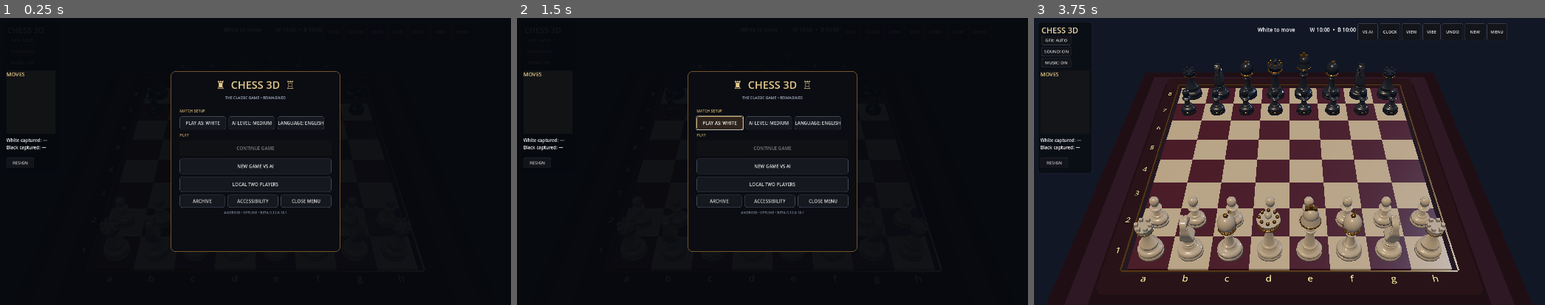
Above: before the commit, frames 1-3 (left to right).
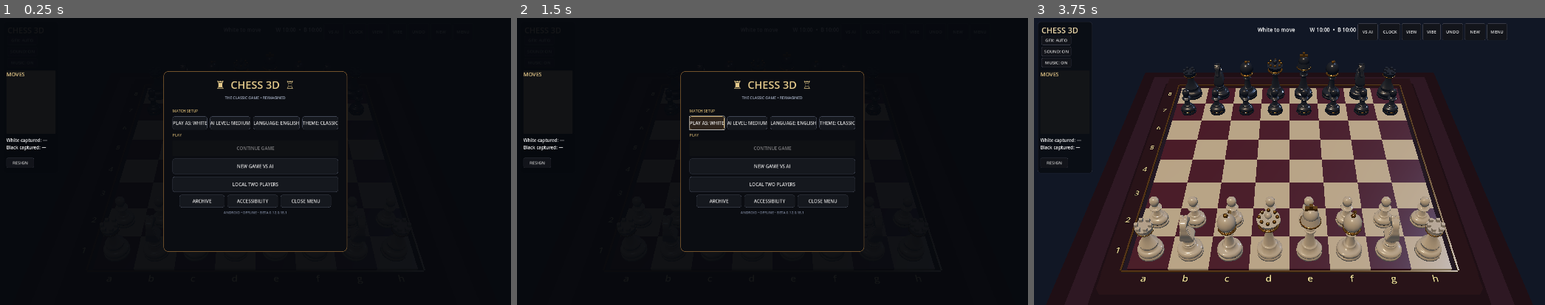
Above: after the commit, the same moments.

Repository: redxbox/chess-3d
Game: Godot game, scene res://src/main/main.tscn
Same seed, same stepped clock (60 frames per second), same inputs: the game is played once before the commit and once after it.
Inputs:
- Up to frame 1 (0.25 s): no input
- Up to frame 2 (1.5 s): click "PLAY AS: WHITE" at 0.5 s; click "PLAY AS: BLACK" at 1.25 s
- Up to frame 3 (3.75 s): click "PLAY AS: WHITE" at 2 s; click "PLAY AS: BLACK" at 2.75 s; click "NEW GAME VS AI" at 3.5 s

The runs differ from the first frame. In frame 1, 1.4% of the frame differs, in the area x 31-69%, y 18-82%; in frame 2, 1.6%; in frame 3, nothing differs.

Commit message:
Add persistent Metal Foundry theme
Co-authored-by: arena-agent <297053741+arena-agent@users.noreply.github.com>

Diff:
--- a/src/main/main.gd
+++ b/src/main/main.gd
@@ -108,9 +108,13 @@
 var black_time := 600.0
 var _autosave_accumulator := 0.0
 const AUTOSAVE_PATH := "user://autosave.json"
+const VISUAL_THEME_PATH := "user://visual_theme.txt"
+var visual_theme := "classic"
+var _visual_theme_button: Button
 
 
 func _ready() -> void:
+	_load_visual_theme()
 	_setup_environment()
 	_setup_piece_materials()
 	decor_root.name = "EnvironmentDetails"
@@ -172,10 +176,10 @@
 func _setup_environment() -> void:
 	var environment := Environment.new()
 	environment.background_mode = Environment.BG_COLOR
-	environment.background_color = Color("111725")
+	environment.background_color = Color("0b1015") if visual_theme == "metal" else Color("111725")
 	environment.ambient_light_source = Environment.AMBIENT_SOURCE_COLOR
-	environment.ambient_light_color = Color("858e9d")
-	environment.ambient_light_energy = 0.34
+	environment.ambient_light_color = Color("71808b") if visual_theme == "metal" else Color("858e9d")
+	environment.ambient_light_energy = 0.30 if visual_theme == "metal" else 0.34
 	environment.tonemap_mode = Environment.TONE_MAPPER_FILMIC
 	$WorldEnvironment.environment = environment
 	# Keep illumination spatially uniform: local Omni rim lights created visible
@@ -185,19 +189,32 @@
 func _setup_piece_materials() -> void:
 	# Create the three premium materials once. All 32 ModelInstances share these
 	# resources, preventing per-move allocations and shader recompilation.
-	_piece_ivory_material = _luxury_piece_material(Color("c6b9a4"), 0.40, 0.01)
-	_piece_ivory_material.metallic_specular = 0.34
-	_piece_ivory_material.clearcoat_roughness = 0.30
-	_piece_obsidian_material = _luxury_piece_material(Color("303846"), 0.30, 0.14)
-	_piece_obsidian_material.metallic_specular = 0.52
-	_piece_obsidian_material.clearcoat_roughness = 0.20
-	_piece_gold_material = _luxury_piece_material(Color("bd8b43"), 0.30, 0.78, false)
-	_piece_gold_material.clearcoat_roughness = 0.25
+	if visual_theme == "metal":
+		_piece_ivory_material = _luxury_piece_material(Color("aeb8bd"), 0.24, 0.88)
+		_piece_ivory_material.metallic_specular = 0.72
+		_piece_ivory_material.clearcoat_roughness = 0.38
+		_piece_obsidian_material = _luxury_piece_material(Color("273039"), 0.20, 0.94)
+		_piece_obsidian_material.metallic_specular = 0.78
+		_piece_obsidian_material.clearcoat_roughness = 0.32
+		_piece_gold_material = _luxury_piece_material(Color("a96332"), 0.27, 0.92, false)
+	else:
+		_piece_ivory_material = _luxury_piece_material(Color("c6b9a4"), 0.40, 0.01)
+		_piece_ivory_material.metallic_specular = 0.34
+		_piece_ivory_material.clearcoat_roughness = 0.30
+		_piece_obsidian_material = _luxury_piece_material(Color("303846"), 0.30, 0.14)
+		_piece_obsidian_material.metallic_specular = 0.52
+		_piece_obsidian_material.clearcoat_roughness = 0.20
+		_piece_gold_material = _luxury_piece_material(Color("bd8b43"), 0.30, 0.78, false)
+		_piece_gold_material.clearcoat_roughness = 0.25
 
 
 func _create_board() -> void:
-	_board_light_material = _material(Color("cbbb9d"), 0.48, 0.0)
-	_board_dark_material = _material(Color("542536"), 0.43, 0.06)
+	if visual_theme == "metal":
+		_board_light_material = _material(Color("65727a"), 0.34, 0.82)
+		_board_dark_material = _material(Color("222d35"), 0.28, 0.90)
+	else:
+		_board_light_material = _material(Color("cbbb9d"), 0.48, 0.0)
+		_board_dark_material = _material(Color("542536"), 0.43, 0.06)
 	var light_material := _board_light_material
 	var dark_material := _board_dark_material
 
@@ -232,9 +249,10 @@
 	# reflectors. In particular, the camera-right rail caught the cool fill over
 	# its full length and projected as the persistent bright wedge. Keep the dark
 	# structural rail unshaded; the narrow metallic inset remains light-reactive.
-	var wood := _matte_material(Color("241418"), 0.82)
+	var wood_color := Color("171d22") if visual_theme == "metal" else Color("241418")
+	var wood := _matte_material(wood_color, 0.82)
 	wood.shading_mode = BaseMaterial3D.SHADING_MODE_UNSHADED
-	var gold := _material(Color("9f7440"), 0.30, 0.72)
+	var gold := _material(Color("a96332") if visual_theme == "metal" else Color("9f7440"), 0.30, 0.82 if visual_theme == "metal" else 0.72)
 	for rail in [
 		[Vector3(0, -0.02, -4.38), Vector3(9.15, 0.26, 0.42)],
 		[Vector3(0, -0.02, 4.38), Vector3(9.15, 0.26, 0.42)],
@@ -341,6 +359,8 @@
 		model.rotation.y = PI * 0.25 if is_white else PI * 1.25
 	piece.add_child(model)
 	_add_sculpted_identity_top(piece, kind, material, accent)
+	if visual_theme == "metal":
+		_add_metal_armor(piece, kind, material, accent)
 
 	# Keep the metallic inlay inside the sculpted foot so it reads as an inset,
 	# not as a separate ring glued around the model.
@@ -388,6 +408,19 @@
 				_add_box(piece, Vector3(0.085, 0.13, 0.085), battlement, material)
 
 
+func _add_metal_armor(piece: Node3D, kind: String, material: Material, accent: Material) -> void:
+	# Angular, bolted armor changes the silhouette as well as the surface response;
+	# this is deliberately more than a palette swap. Cached primitive meshes are
+	# shared by every matching piece and both armies.
+	_add_cylinder(piece, 0.31 if kind != "pawn" else 0.25, 0.34 if kind != "pawn" else 0.28, 0.10, 0.38, material)
+	for angle in [0.0, 90.0, 180.0, 270.0]:
+		var radians := deg_to_rad(angle)
+		var radius := 0.29 if kind != "pawn" else 0.235
+		_add_box(piece, Vector3(0.075, 0.12, 0.16), Vector3(cos(radians) * radius, 0.43, sin(radians) * radius), accent, Vector3(0, -angle, 0))
+	if kind in ["rook", "knight", "bishop", "queen", "king"]:
+		_add_torus(piece, 0.20, 0.018, 0.73, accent)
+
+
 func _add_cylinder(parent: Node3D, top_radius: float, bottom_radius: float, height: float, y: float, material: Material, rotation := Vector3.ZERO) -> void:
 	var mesh_instance := MeshInstance3D.new()
 	var segments := 12 if _effective_graphics_quality() == "low" else (18 if _effective_graphics_quality() == "medium" else 24)
@@ -635,15 +668,17 @@
 	settings_title.add_theme_color_override("font_color", Color("c5a96b"))
 	content.add_child(settings_title)
 	var settings := GridContainer.new()
-	settings.columns = 3
+	settings.columns = 4
 	settings.add_theme_constant_override("h_separation", 10)
 	content.add_child(settings)
-	_color_button = _menu_button("PLAY AS: " + ("WHITE" if human_color == ChessRules.WHITE else "BLACK"), _cycle_player_color, Vector2(174, 50))
+	_color_button = _menu_button("PLAY AS: " + ("WHITE" if human_color == ChessRules.WHITE else "BLACK"), _cycle_player_color, Vector2(130, 50))
 	settings.add_child(_color_button)
-	_difficulty_button = _menu_button("AI: " + ai_difficulty.to_upper(), _cycle_ai_difficulty, Vector2(174, 50))
+	_difficulty_button = _menu_button("AI: " + ai_difficulty.to_upper(), _cycle_ai_difficulty, Vector2(130, 50))
 	settings.add_child(_difficulty_button)
-	_language_button = _menu_button("ENGLISH", _cycle_language, Vector2(174, 50))
+	_language_button = _menu_button("ENGLISH", _cycle_language, Vector2(130, 50))
 	settings.add_child(_language_button)
+	_visual_theme_button = _menu_button("THEME: " + visual_theme.to_upper(), _cycle_visual_theme, Vector2(130, 50))
+	settings.add_child(_visual_theme_button)
 
 	var play_title := Label.new()
 	play_title.text = "PLAY"
@@ -802,6 +837,23 @@
 	return fa.get(key, key) if language == "fa" else en.get(key, key)
 
 
+func _load_visual_theme() -> void:
+	if FileAccess.file_exists(VISUAL_THEME_PATH):
+		var file := FileAccess.open(VISUAL_THEME_PATH, FileAccess.READ)
+		if file:
+			visual_theme = file.get_as_text().strip_edges()
+	if visual_theme not in ["classic", "metal"]:
+		visual_theme = "classic"
+
+
+func _cycle_visual_theme() -> void:
+	visual_theme = "metal" if visual_theme == "classic" else "classic"
+	var file := FileAccess.open(VISUAL_THEME_PATH, FileAccess.WRITE)
+	if file:
+		file.store_string(visual_theme)
+	get_tree().reload_current_scene()
+
+
 func _cycle_language() -> void:
 	language = "fa" if language == "en" else "en"
 	_apply_language()
@@ -958,9 +1010,9 @@
 
 func _apply_accessibility() -> void:
 	if is_instance_valid(_board_light_material):
-		_board_light_material.albedo_color = Color("e2d8c3") if high_contrast_enabled else Color("cbbb9d")
+		_board_light_material.albedo_color = Color("7d8b93") if visual_theme == "metal" else (Color("e2d8c3") if high_contrast_enabled else Color("cbbb9d"))
 	if is_instance_valid(_board_dark_material):
-		_board_dark_material.albedo_color = Color("263654") if colorblind_enabled else (Color("351827") if high_contrast_enabled else Color("542536"))
+		_board_dark_material.albedo_color = Color("1b252c") if visual_theme == "metal" else (Color("263654") if colorblind_enabled else (Color("351827") if high_contrast_enabled else Color("542536")))
 	coordinates_root.visible = coordinates_enabled
 	_ui_theme.default_font_size = 21 if large_text_enabled else 16
 	for child in $UI.get_children():
Not shown, changed: export_presets.cfg
Not shown, changed: .github/workflows/ci.yml
Not shown, changed: ROADMAP.md
